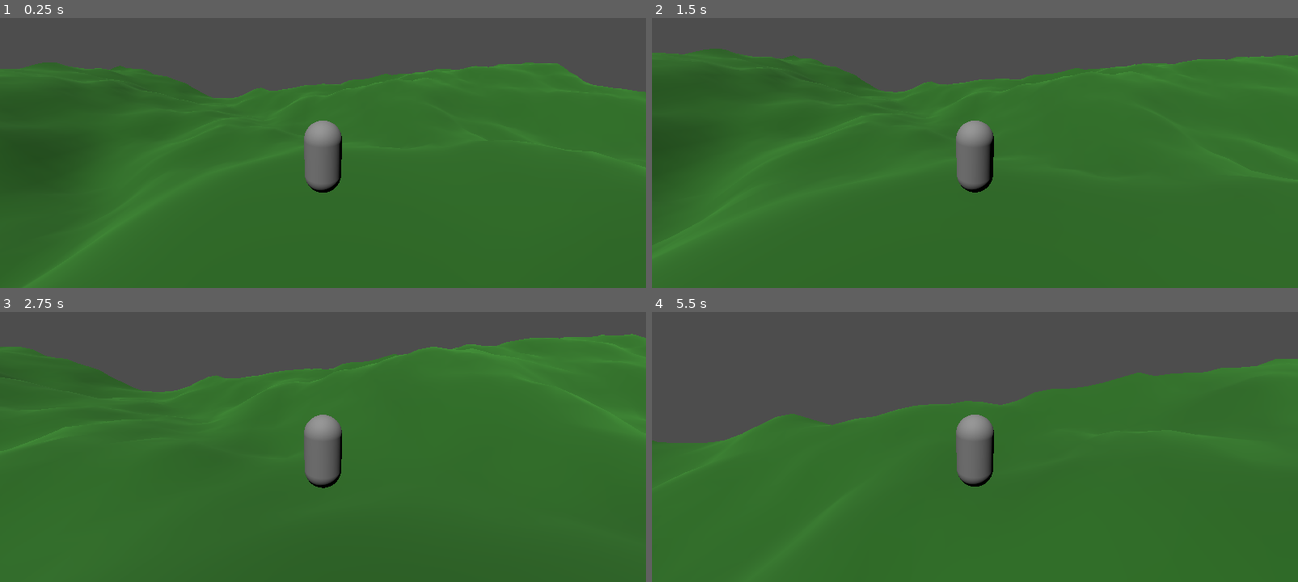
Above: before the commit, frames 1-4 (two rows, left to right).
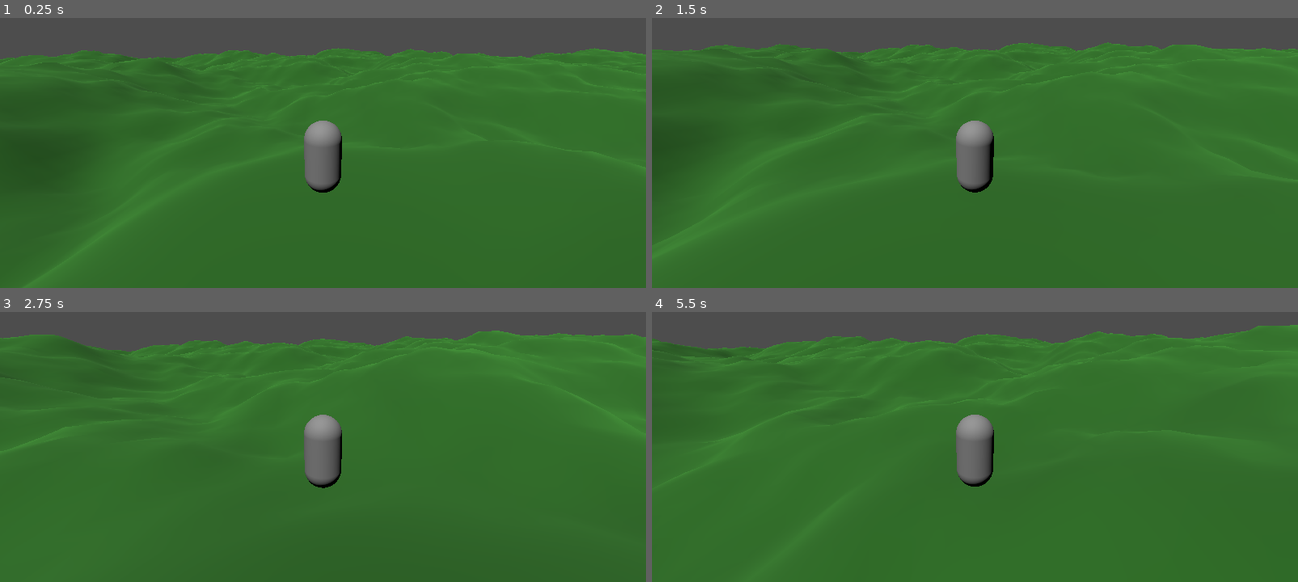
Above: after the commit, the same moments.

Repository: MajorDragonfly/voxelverse
Game: Godot game, scene res://main/main.tscn
Two runs of this game, one before a commit and one after it. Both use one fixed random seed, a clock stepped at 60 frames per second and the inputs below.
Inputs (mouse positions are in pixels of both pictures, inside the frame that each line leads up to):
- Up to frame 1 (0.25 s): no input
- Up to frame 2 (1.5 s): move the mouse to (1007, 104) at 0.52 s; hold W (move_forward) from 0.53 s (still down); click (1007, 104) at 0.6 s; tap Space (jump) at 0.77 s; move the mouse to (942, 107) at 1.27 s; click (942, 107) at 1.35 s
- Up to frame 3 (2.75 s): keep holding W (move_forward); tap Space (jump) at 1.52 s; move the mouse to (335, 393) at 2.02 s; click (335, 393) at 2.1 s
- Up to frame 4 (5.5 s): keep holding W (move_forward); move the mouse to (968, 406) at 2.77 s; click (968, 406) at 2.85 s; tap Space (jump) at 3.02, 3.77, 4.52 s; move the mouse to (1020, 403) at 3.52 s; click (1020, 403) at 3.6 s; move the mouse to (923, 395) at 4.27 s; click (923, 395) at 4.35 s; move the mouse to (981, 401) at 5.02 s; click (981, 401) at 5.1 s

The runs differ from the first frame. In frame 1, 8.4% of the frame differs, in the area x 0-100%, y 11-30%; in frame 2, 7.1%; in frame 3, 7.2%; in frame 4, 23%, in the area x 0-100%, y 4-49%.

Commit message:
Add dynamic terrain chunk streaming

Diff:
--- a/main/main.tscn
+++ b/main/main.tscn
@@ -1,7 +1,7 @@
 [gd_scene format=3 uid="uid://c87q8cyvxsccx"]
 
 [ext_resource type="PackedScene" uid="uid://cflvob4gek5k0" path="res://creatures/player/player.tscn" id="1_53q0u"]
-[ext_resource type="PackedScene" uid="uid://dd0q32q5awvjd" path="res://world/resources/trees/terrain_chunk.tscn" id="2_pjrb6"]
+[ext_resource type="PackedScene" uid="uid://d1vpfpfcqte7w" path="res://world/world_manager.tscn" id="2_pjrb6"]
 
 [node name="Main" type="Node3D" unique_id=926892959]
 
@@ -11,4 +11,4 @@
 [node name="Player" parent="." unique_id=840536578 instance=ExtResource("1_53q0u")]
 transform = Transform3D(1, 0, 0, 0, 1, 0, 0, 0, 1, 0, 3, 0)
 
-[node name="TerrainChunk" parent="." unique_id=1870033249 instance=ExtResource("2_pjrb6")]
+[node name="WorldManager" parent="." unique_id=583502211 instance=ExtResource("2_pjrb6")]
--- a/world/world_manager.gd
+++ b/world/world_manager.gd
@@ -7,31 +7,152 @@
 )
 
 
-@export_category("World Generation")
-@export_range(0, 4, 1) var initial_chunk_radius: int = 1
+@export_category("World Streaming")
+@export_range(0, 4, 1) var render_distance: int = 1
+
+# Der Player liegt in main.tscn direkt neben dem WorldManager.
+@export var player_path: NodePath = NodePath("../Player")
 
 var loaded_chunks: Dictionary = {}
 
+var current_player_chunk: Vector2i = Vector2i.ZERO
+var chunk_width: float = 64.0
+var chunk_depth: float = 64.0
+var world_initialized: bool = false
+
+@onready var player: Node3D = (
+	get_node_or_null(player_path) as Node3D
+)
+
 
 func _ready() -> void:
-	generate_initial_world()
+	if player == null:
+		push_error(
+			"WorldManager could not find the Player at path: %s"
+			% player_path
+		)
+
+		set_process(false)
+		return
+
+	_read_chunk_dimensions()
+
+	current_player_chunk = _world_position_to_chunk(
+		player.global_position
+	)
+
+	_refresh_loaded_chunks()
+
+	world_initialized = true
+
+	print(
+		"World initialized around chunk: ",
+		current_player_chunk
+	)
 
 
-func generate_initial_world() -> void:
-	for chunk_z in range(
-		-initial_chunk_radius,
-		initial_chunk_radius + 1
+func _process(_delta: float) -> void:
+	if not world_initialized:
+		return
+
+	var new_player_chunk := _world_position_to_chunk(
+		player.global_position
+	)
+
+	if new_player_chunk == current_player_chunk:
+		return
+
+	current_player_chunk = new_player_chunk
+
+	print(
+		"Player entered chunk: ",
+		current_player_chunk
+	)
+
+	_refresh_loaded_chunks()
+
+
+func _read_chunk_dimensions() -> void:
+	var reference_chunk := (
+		TERRAIN_CHUNK_SCENE.instantiate()
+		as TerrainChunk
+	)
+
+	if reference_chunk == null:
+		push_error(
+			"Could not instantiate TerrainChunk scene."
+		)
+		return
+
+	chunk_width = reference_chunk.get_chunk_width()
+	chunk_depth = reference_chunk.get_chunk_depth()
+
+	reference_chunk.free()
+
+
+func _world_position_to_chunk(
+	world_position: Vector3
+) -> Vector2i:
+	# Die Chunks sind um ihre Rasterposition zentriert.
+	# Chunk 0 reicht beispielsweise von -32 bis +32.
+	var chunk_x := int(
+		floor(
+			(
+				world_position.x
+				+ chunk_width * 0.5
+			) / chunk_width
+		)
+	)
+
+	var chunk_z := int(
+		floor(
+			(
+				world_position.z
+				+ chunk_depth * 0.5
+			) / chunk_depth
+		)
+	)
+
+	return Vector2i(
+		chunk_x,
+		chunk_z
+	)
+
+
+func _refresh_loaded_chunks() -> void:
+	var required_chunks: Dictionary = {}
+
+	# Alle Chunks innerhalb der Sichtweite erzeugen.
+	for offset_z in range(
+		-render_distance,
+		render_distance + 1
 	):
-		for chunk_x in range(
-			-initial_chunk_radius,
-			initial_chunk_radius + 1
+		for offset_x in range(
+			-render_distance,
+			render_distance + 1
 		):
-			var coordinates := Vector2i(
-				chunk_x,
-				chunk_z
+			var coordinates := (
+				current_player_chunk
+				+ Vector2i(
+					offset_x,
+					offset_z
+				)
 			)
 
+			required_chunks[coordinates] = true
+
 			_create_chunk(coordinates)
+
+	# Chunks außerhalb der Sichtweite vormerken.
+	var chunks_to_remove: Array = []
+
+	for coordinates in loaded_chunks.keys():
+		if not required_chunks.has(coordinates):
+			chunks_to_remove.append(coordinates)
+
+	# Entfernte Chunks löschen.
+	for coordinates in chunks_to_remove:
+		_remove_chunk(coordinates)
 
 
 func _create_chunk(coordinates: Vector2i) -> void:
@@ -49,7 +170,10 @@
 		)
 		return
 
+	# Muss vor add_child() gesetzt werden,
+	# weil der Chunk seine Koordinaten in _ready() benötigt.
 	chunk.chunk_coordinates = coordinates
+
 	chunk.name = "TerrainChunk_%d_%d" % [
 		coordinates.x,
 		coordinates.y,
@@ -58,3 +182,17 @@
 	add_child(chunk)
 
 	loaded_chunks[coordinates] = chunk
+
+
+func _remove_chunk(coordinates: Vector2i) -> void:
+	if not loaded_chunks.has(coordinates):
+		return
+
+	var chunk: TerrainChunk = loaded_chunks.get(
+		coordinates
+	) as TerrainChunk
+
+	if is_instance_valid(chunk):
+		chunk.queue_free()
+
+	loaded_chunks.erase(coordinates)
